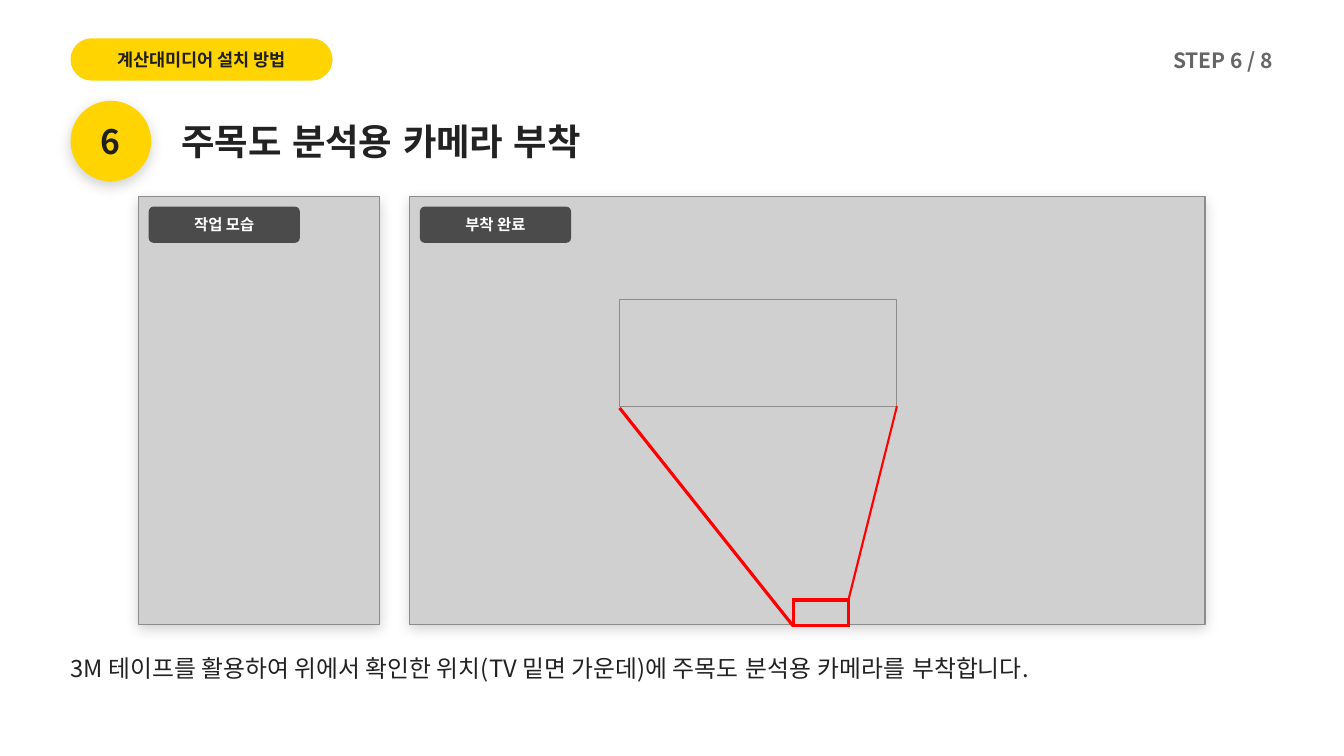
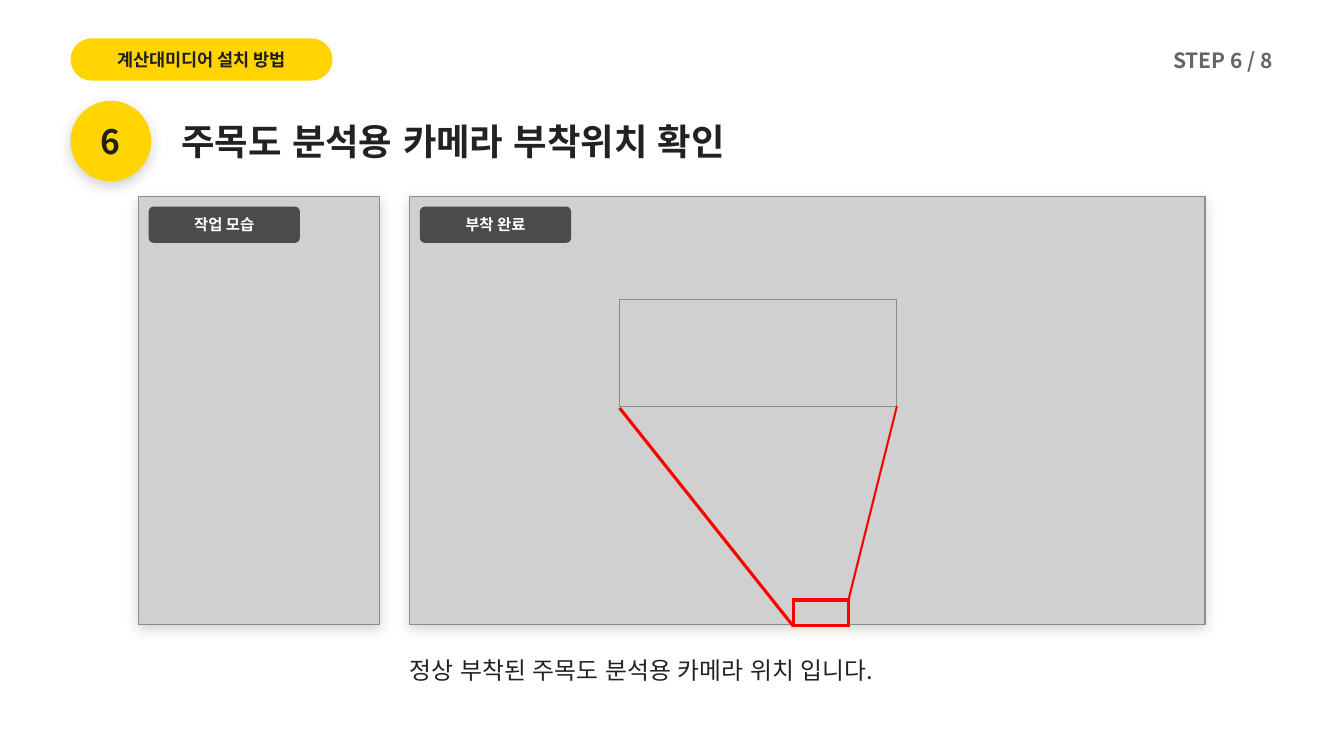
Before and after one commit to alsdn2947/ars, a slide deck: slide 29 of 이마트_AI카메라_설치매뉴얼.pptx (slide 27 before the commit). Drawn at 1344x756 pixels with LibreOffice and Linux fonts; fonts in the diff are those of the drawing; grey boxes stand for pictures. Boxes give left, top, right and bottom in pixels: in the first picture for what was removed or moved away, otherwise in the second. Text is boxed around its words. In the diff, an @@ line names an element or a change of style, - is before the commit and + after.

```diff
--- a/이마트_AI카메라_설치매뉴얼.pptx
+++ b/이마트_AI카메라_설치매뉴얼.pptx
@@ text at (x1=181, y1=124, x2=725, y2=159): text changed @@
-주목도 분석용 카메라 부착
+주목도 분석용 카메라 부착위치 확인
@@ text removed at (x1=71, y1=657, x2=1029, y2=682) @@
-3M 테이프를 활용하여 위에서 확인한 위치(TV 밑면 가운데)에 주목도 분석용 카메라를 부착합니다.
@@ text added at (x1=410, y1=659, x2=874, y2=681), 17 pt, text #222222 @@
+정상 부착된 주목도 분석용 카메라 위치 입니다.
```
Also in this commit, not shown: 10 other slides changed, 1 slide added, 2 other files.
